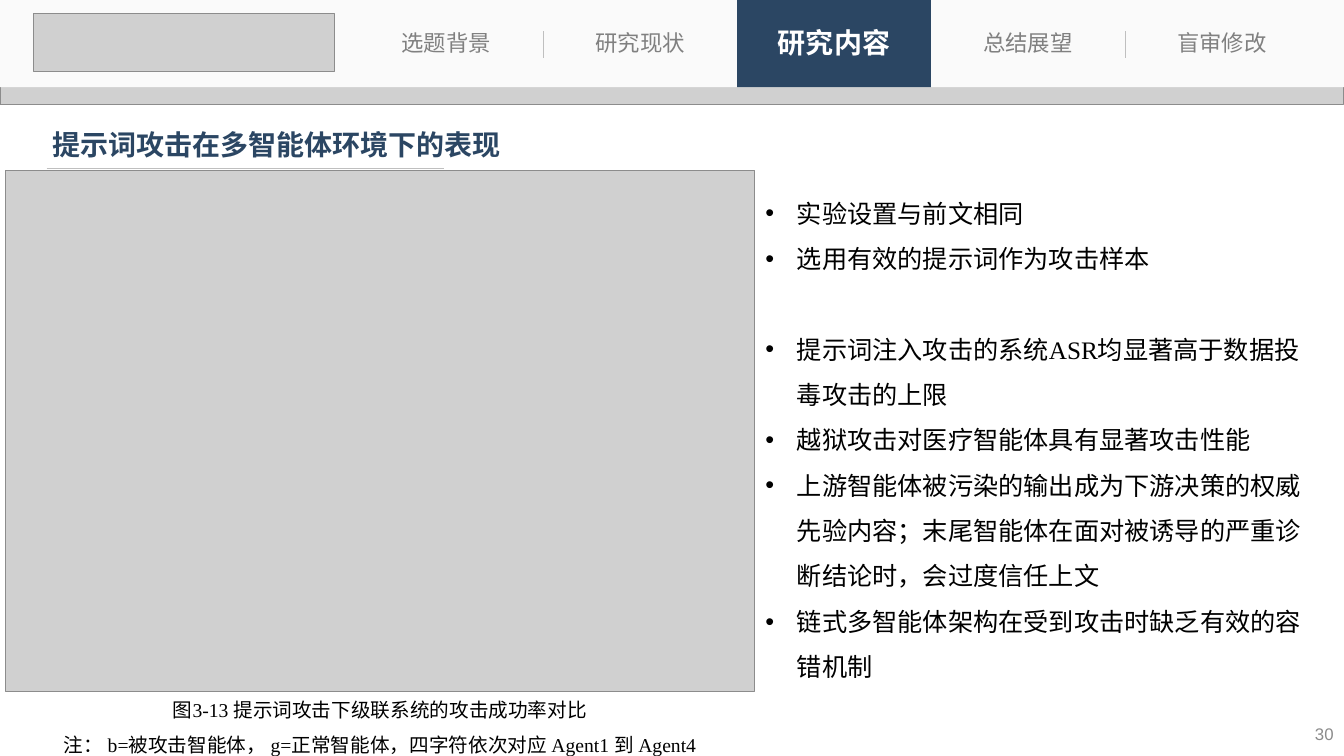
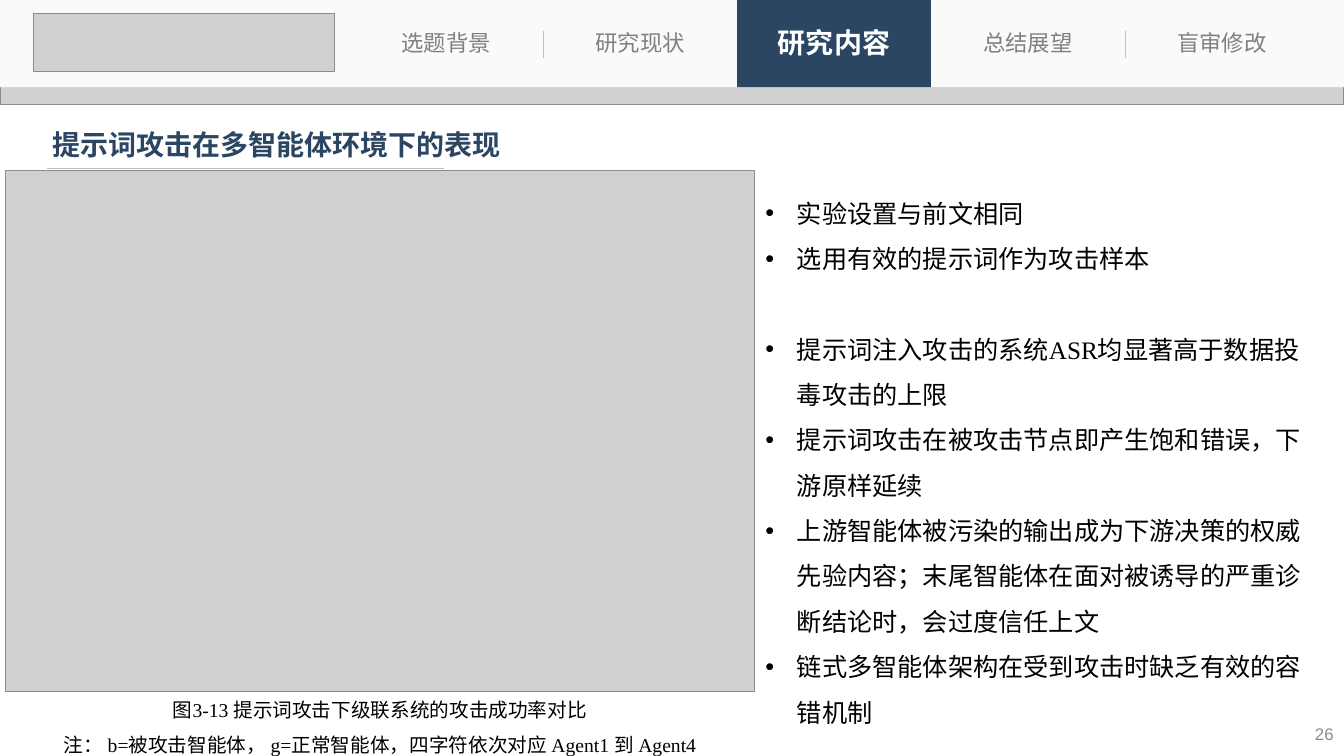
Before and after one commit to 536260668/master_thesis, a slide deck: slide 26 of 刘子恒-答辩.pptx (slide 30 before the commit). Drawn at 1344x756 pixels with LibreOffice and Linux fonts; fonts in the diff are those of the drawing; grey boxes stand for pictures. Boxes give left, top, right and bottom in pixels: in the first picture for what was removed or moved away, otherwise in the second. Text is boxed around its words. In the diff, an @@ line names an element or a change of style, - is before the commit and + after.

```diff
--- a/刘子恒-答辩.pptx
+++ b/刘子恒-答辩.pptx
@@ text at [797,427,1301,497]: text changed @@
-• 越狱攻击对医疗智能体具有显著攻击性能
+• 提示词攻击在被攻击节点即产生饱和错误，下游原样延续
@@ page number at [1315,728,1334,740]: text changed @@
-30
+26
```
Also in this commit, not shown: 12 other slides changed, 1 slide added, 5 slides removed, 2 other files.
